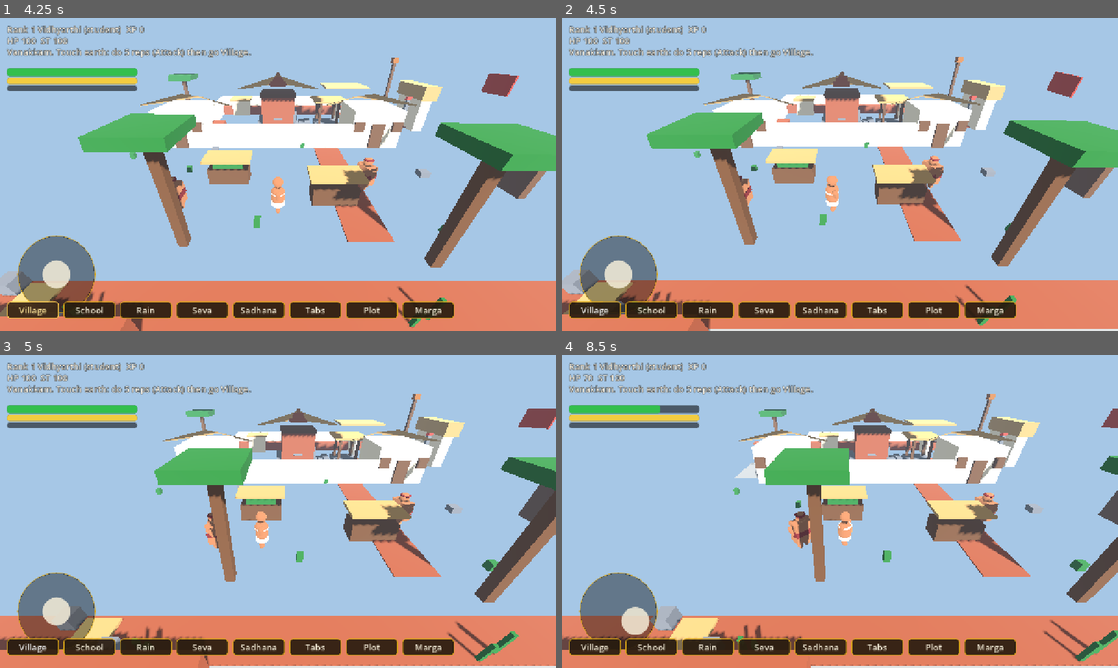
Above: before the commit, frames 1-4 (two rows, left to right).
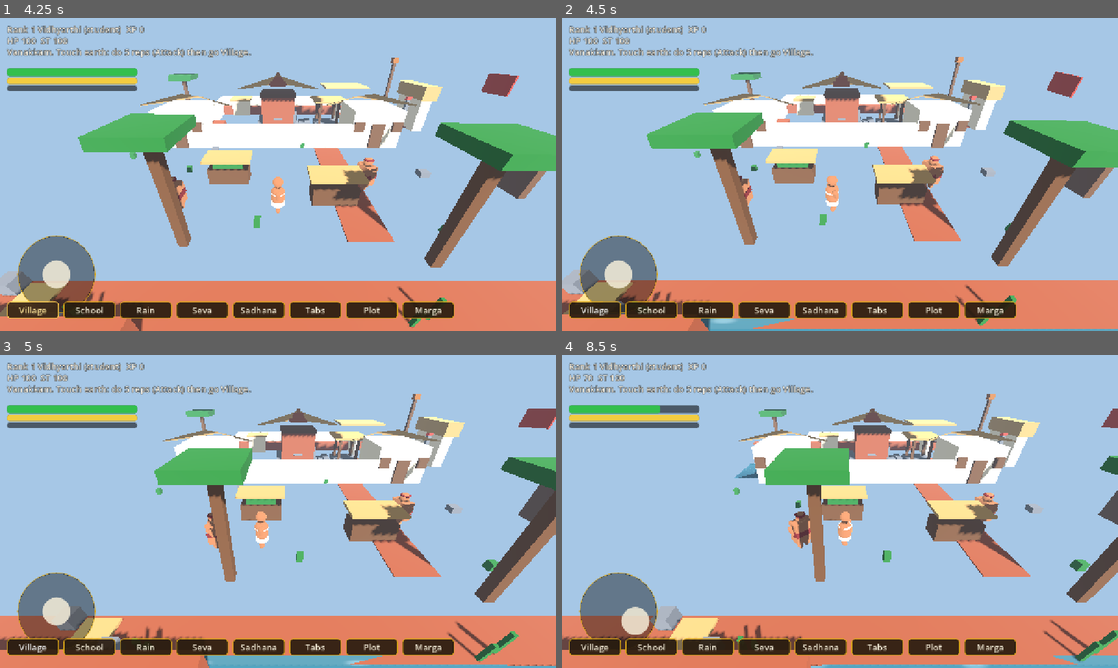
Above: after the commit, the same moments.

Repository: neerajaj96/kalari-game
Game: Godot game, scene res://scenes/main.tscn
The game is run twice, just before and just after one commit, with the same random seed, the same clock (stepped at 60 frames per second) and the same inputs.
Inputs (mouse positions are in pixels of both pictures, inside the frame that each line leads up to):
- Up to frame 1 (4.25 s): move the mouse to (400, 158) at 0.52 s; hold Right (ui_right) 0.53-1.25 s; click (400, 158) at 0.67 s; drag from (166, 190) to (250, 237) at 1.27 s; move the mouse to (333, 105) at 2.02 s; hold Right (ui_right) 2.03-2.75 s; drag from (250, 237) to (111, 127) at 2.77 s; click "Village" at 3.5 s
- Up to frame 2 (4.5 s): move the mouse to (1006, 221) at 4.27 s; hold Left (ui_left) from 4.28 s (still down)
- Up to frame 3 (5 s): keep holding Left (ui_left)
- Up to frame 4 (8.5 s): release Left (ui_left) at 5 s; drag from (673, 464) to (756, 433) at 5.02 s; move the mouse to (867, 511) at 5.77 s; hold Down (ui_down) 5.78-6.5 s; click (867, 511) at 5.92 s; drag from (756, 433) to (728, 527) at 6.52 s; move the mouse to (962, 495) at 7.27 s; hold Up (ui_up) 7.28-8 s; drag from (728, 527) to (812, 574) at 8.02 s

Frame 1 is identical in both runs. In frame 2, 0.9% of the frame differs, in the area x 25-100%, y 96-100%; in frame 3, 1.5%, in the area x 36-100%, y 96-100%; in frame 4, 1.0%.
Error in both runs: Out of bounds get index '9' (on base: 'Array[Vector2]') (res://scripts/mesh_builder.gd:62)

Commit message:
Fix water render mode depth_prepass_alpha; gate also catches SHADER ERROR

Diff:
--- a/shaders/water.gdshader
+++ b/shaders/water.gdshader
@@ -1,6 +1,6 @@
 // Animated backwater: vertex ripple + travelling sparkle. Alpha blended.
 shader_type spatial;
-render_mode blend_mix, depth_draw_alpha_prepass, cull_disabled;
+render_mode blend_mix, depth_prepass_alpha, cull_disabled;
 
 uniform vec4 shallow : source_color = vec4(0.16, 0.42, 0.5, 0.88);
 uniform vec4 deep : source_color = vec4(0.05, 0.2, 0.3, 0.9);
Not shown, changed: export_presets.cfg
Not shown, changed: .github/workflows/android_debug.yml
